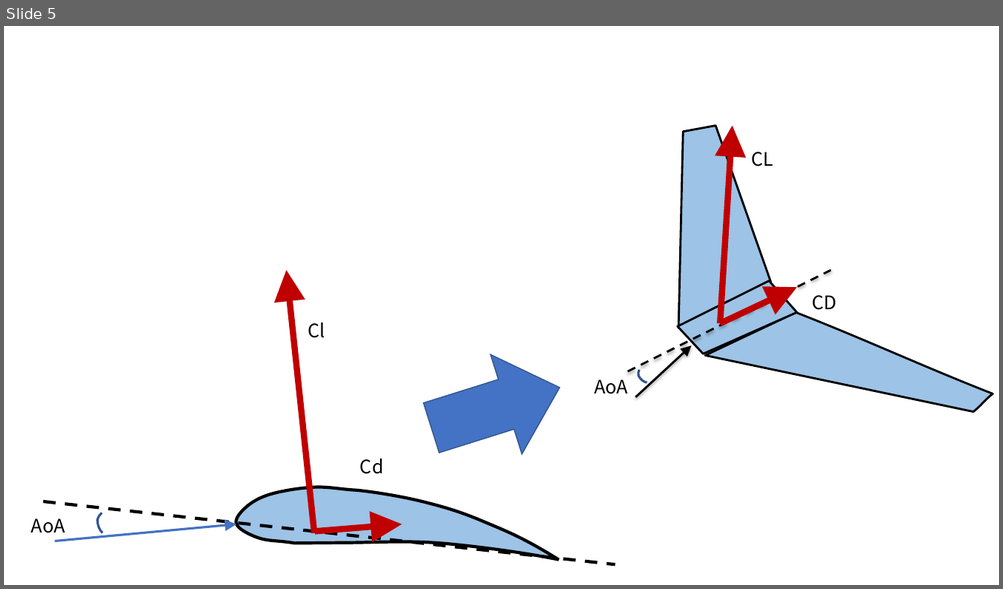
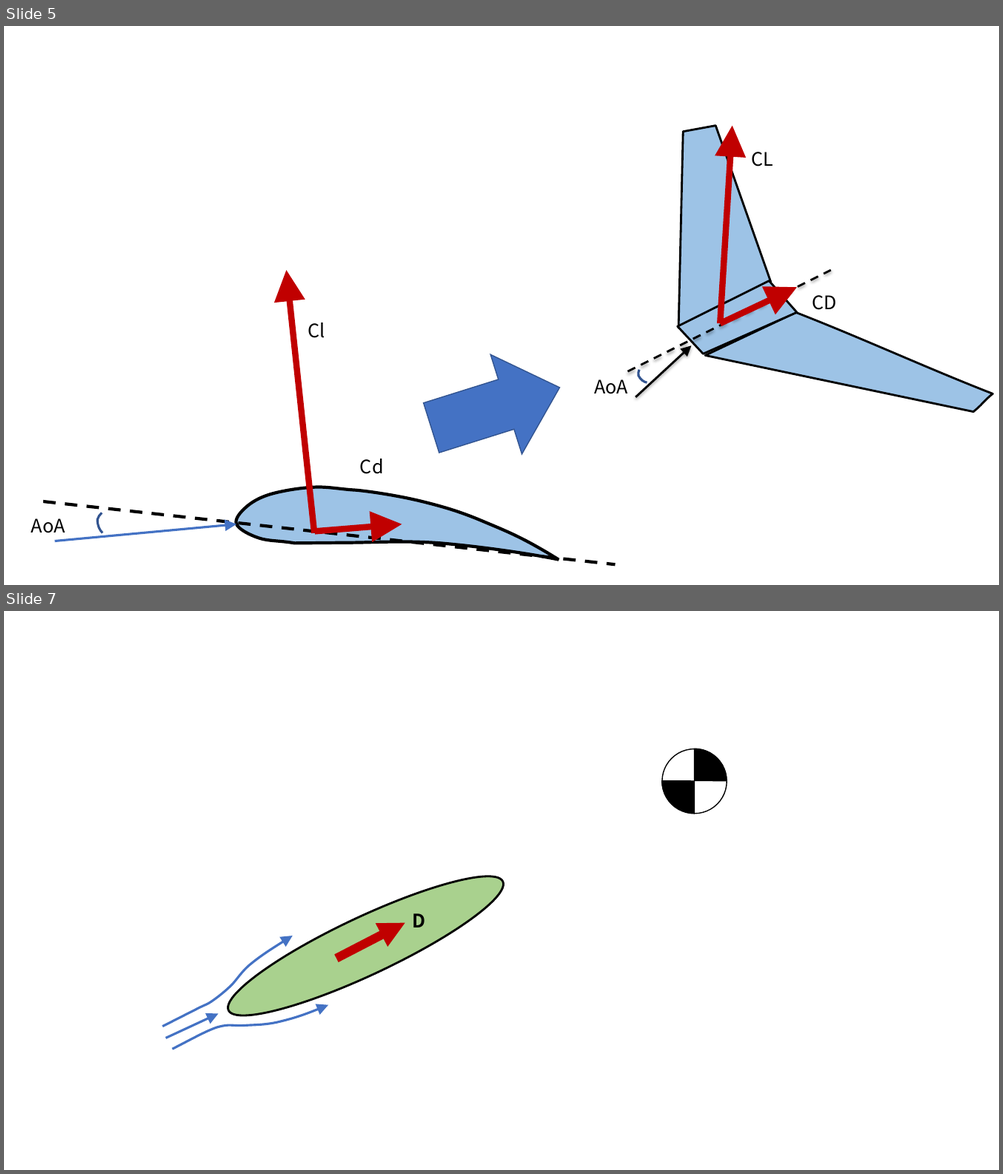
Before and after one commit to zeta-plusplus/AircraftDynamics, a slide deck: figs/makeFigs.pptx. Shown one above the other, each under a label of ours: slide 5 before the commit, slides 5 and 7 after it; the slides between them are not shown. The pictures are 1003x589 and 1003x1174 pixels, drawn with LibreOffice and Linux fonts; fonts in the diff are those of the drawing. Boxes give left, top, right and bottom in pixels: in the first picture for what was removed or moved away, otherwise in the second. Text is boxed around its words. In the diff, an @@ line names an element or a change of style, - is before the commit and + after.

```diff
--- a/figs/makeFigs.pptx
+++ b/figs/makeFigs.pptx
@@ slide 7 added at [4, 611, 999, 1170], background #FFFFFF @@
@@ ellipse added at [662, 749, 727, 814], fill #FFFFFF, outline #000000 1 pt @@
@@ pie slice (boxed as its full ellipse) added at [662, 749, 726, 813], fill #000000, outline #000000 1 pt @@
@@ pie slice (boxed as its full ellipse) added at [662, 749, 727, 814], fill #000000, outline #000000 1 pt @@
@@ group added at [162, 855, 515, 1050]: 2 arrows, 2 freeform shapes, 1 ellipse, 1 text @@
+D
```
Also in this commit, not shown: 5 other slides added, 12 other files.
